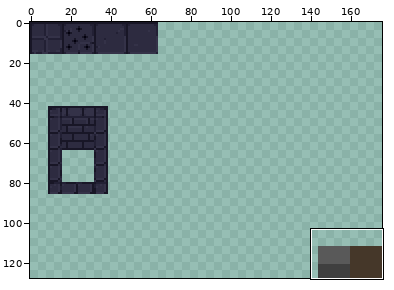
Two versions of one sprite sheet, Scenes/Terrain/Dungeon_1/textures/Dungeon_1_tiles.png. Above: a wide view before the commit, with the close-up outlined.
Close-up. Old version:
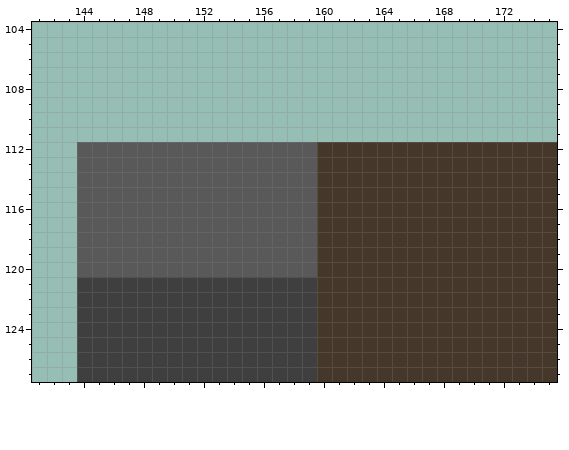
The file is 176x128 pixels. Colours within 5 levels of each other are drawn and written as one. Shown: x 141..175, y 104..127.
The same view after the edit:
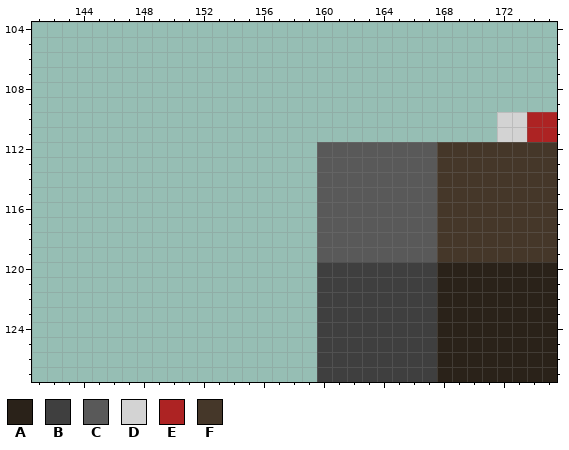
Palette (. is transparent): A #2a2219  B #3f3f3f  C #595959  D #d3d3d3  E #ad2323  F #453729
Change:
y 110..111: x 172..175 .... -> DDEE
y 112..119: x 144..167 CCCCCCCCCCCCCCCCFFFFFFFF -> ................CCCCCCCC
y 120: x 144..175 CCCCCCCCCCCCCCCCFFFFFFFFFFFFFFFF -> ................BBBBBBBBAAAAAAAA
y 121..127: x 144..175 BBBBBBBBBBBBBBBBFFFFFFFFFFFFFFFF -> ................BBBBBBBBAAAAAAAA
Where, in picture pixels (left, top, right, bottom), the same in both close-ups:
added: (497, 112, 557, 142)
changed: (77, 142, 557, 382)
